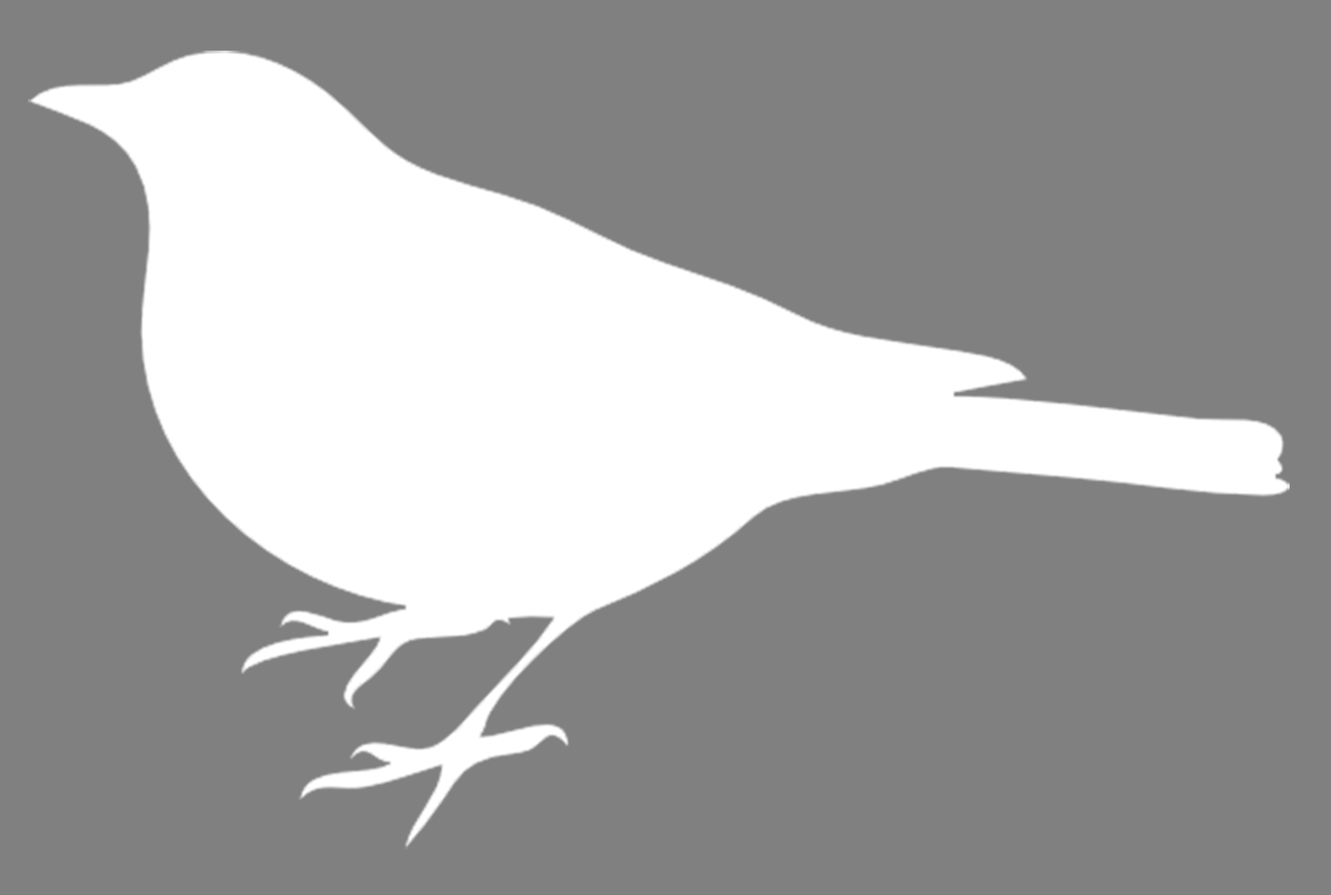
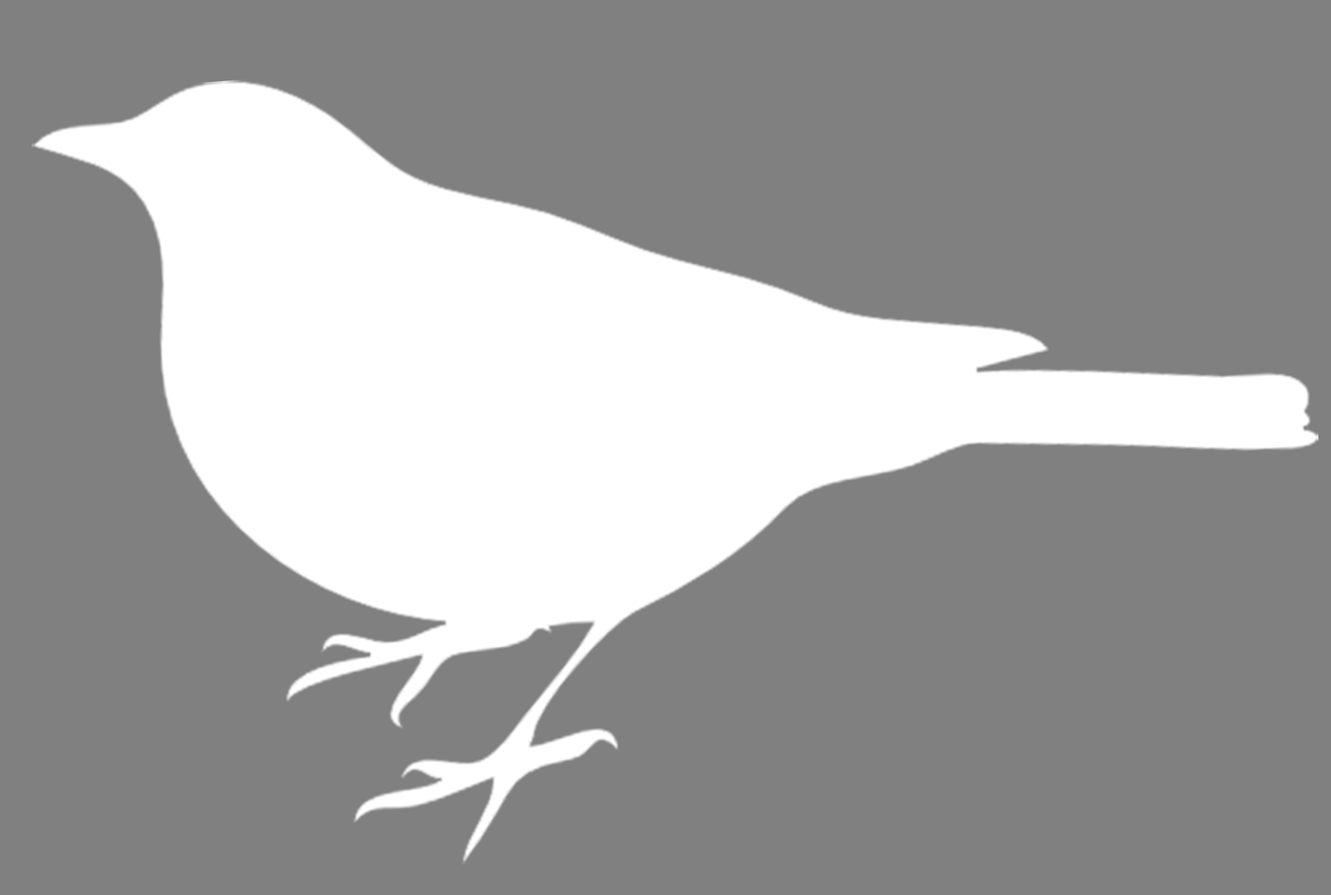
Layered file, before and after one edit (1331 × 895). Changes by layer:
showed "2" over bbox(31, 79, 1319, 866)
hid "1" over bbox(27, 50, 1290, 851)
